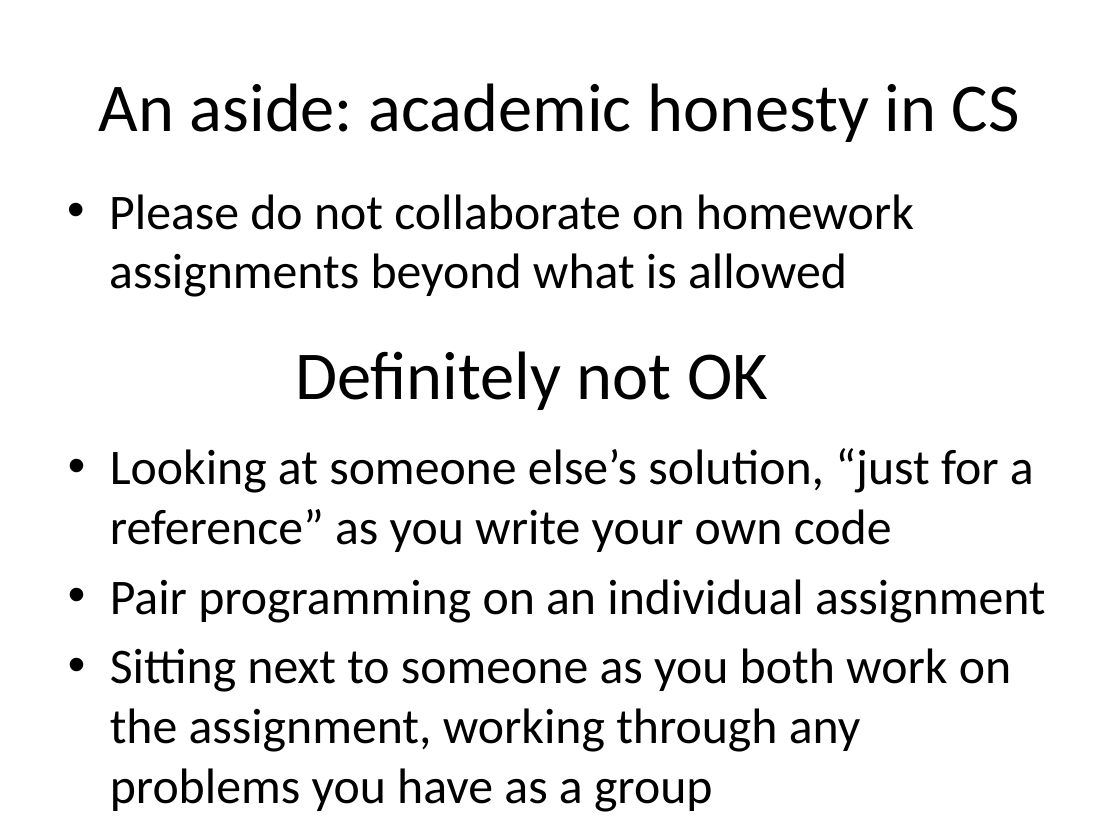
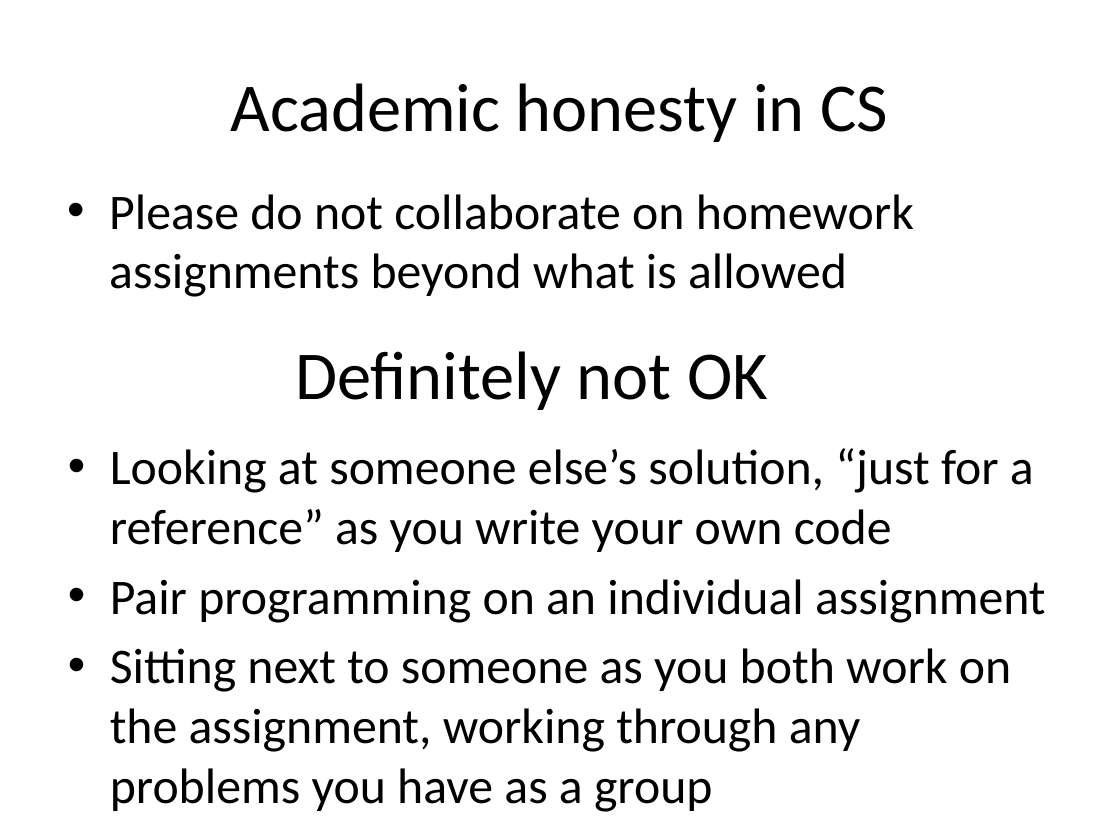
Before and after one commit to RHIT-CSSE/csse220, a slide deck: slide 6 of ClassMaterials/2DArraysAndMaps/Slides/2D Arrays and Maps.pptx. Drawn at 1120x840 pixels with LibreOffice and Linux fonts; fonts in the diff are those of the drawing. Boxes give left, top, right and bottom in pixels: in the first picture for what was removed or moved away, otherwise in the second. Text is boxed around its words. In the diff, an @@ line names an element or a change of style, - is before the commit and + after.

```diff
--- a/ClassMaterials/2DArraysAndMaps/Slides/2D Arrays and Maps.pptx
+++ b/ClassMaterials/2DArraysAndMaps/Slides/2D Arrays and Maps.pptx
@@ title at (x1=231, y1=83, x2=888, y2=142): text changed @@
-An aside: academic honesty in CS
+Academic honesty in CS
```
Also in this commit, not shown: 2 other slides changed, 4 slides added, 1 slide removed.
